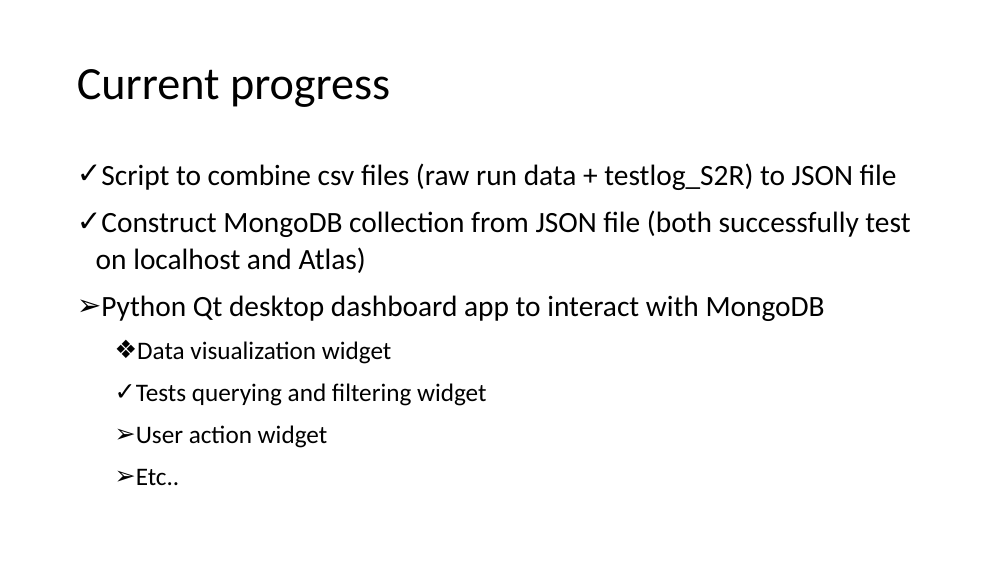
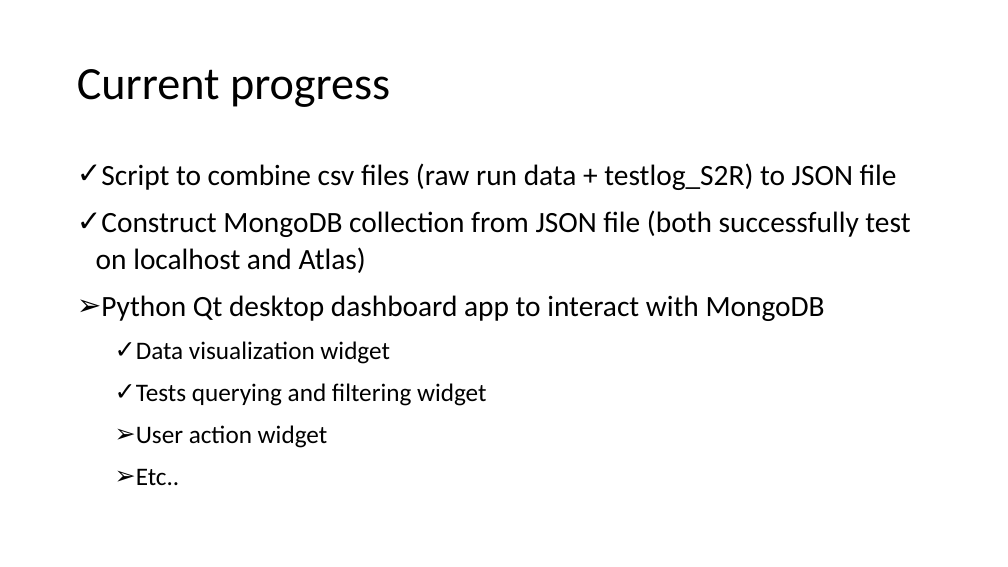
Before and after one commit to acefgin/thy-dataDashboard, a slide deck: slide 7 of Migrate to database step-by-step.pptx. Drawn at 1008x567 pixels with LibreOffice and Linux fonts; fonts in the diff are those of the drawing. Boxes give left, top, right and bottom in pixels: in the first picture for what was removed or moved away, otherwise in the second. Text is boxed around its words. In the diff, an @@ line names an element or a change of style, - is before the commit and + after.

```diff
--- a/Migrate to database step-by-step.pptx
+++ b/Migrate to database step-by-step.pptx
@@ text at box(136, 341, 389, 364): bullet ❖ to ✓ @@
```
Also in this commit, not shown: 1 other slide changed, 4 slides added, 6 other files.
